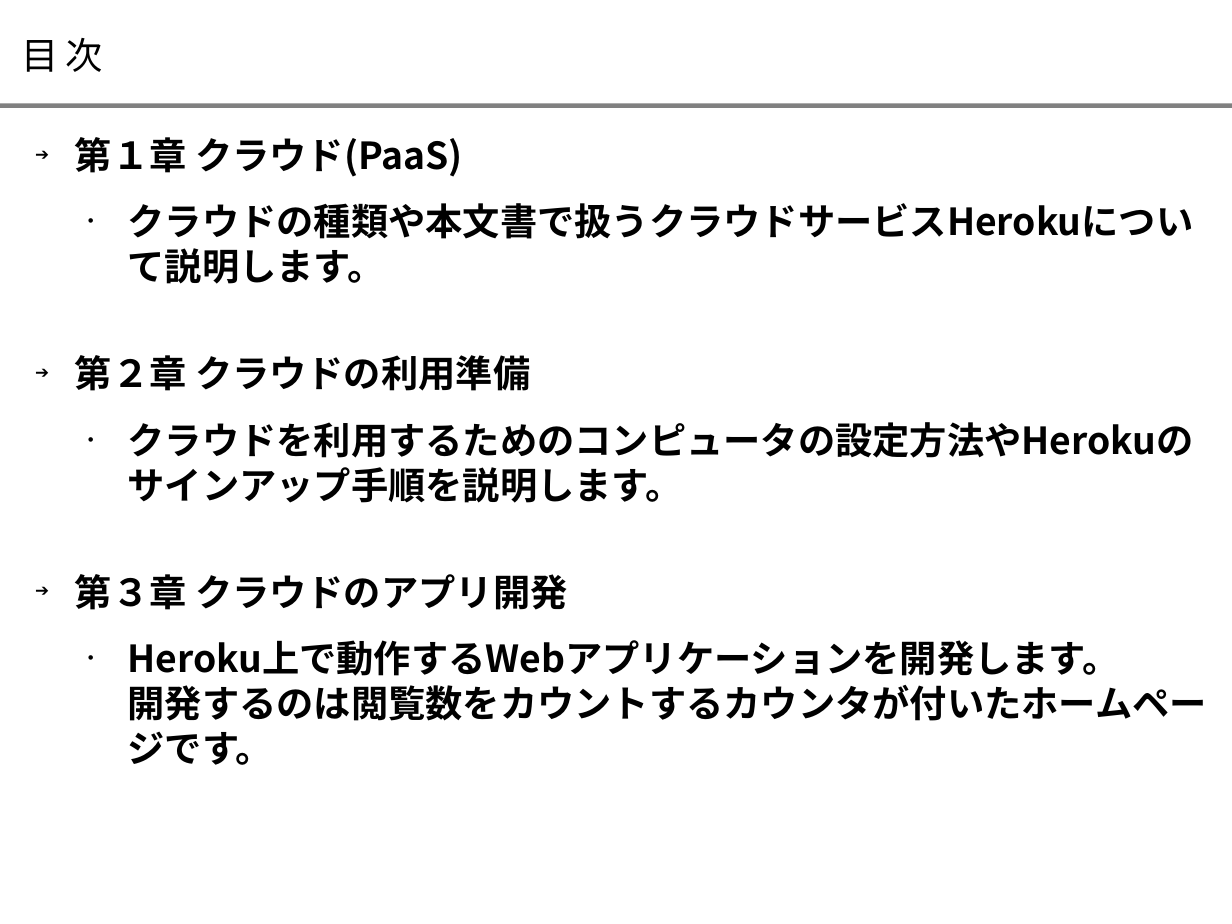
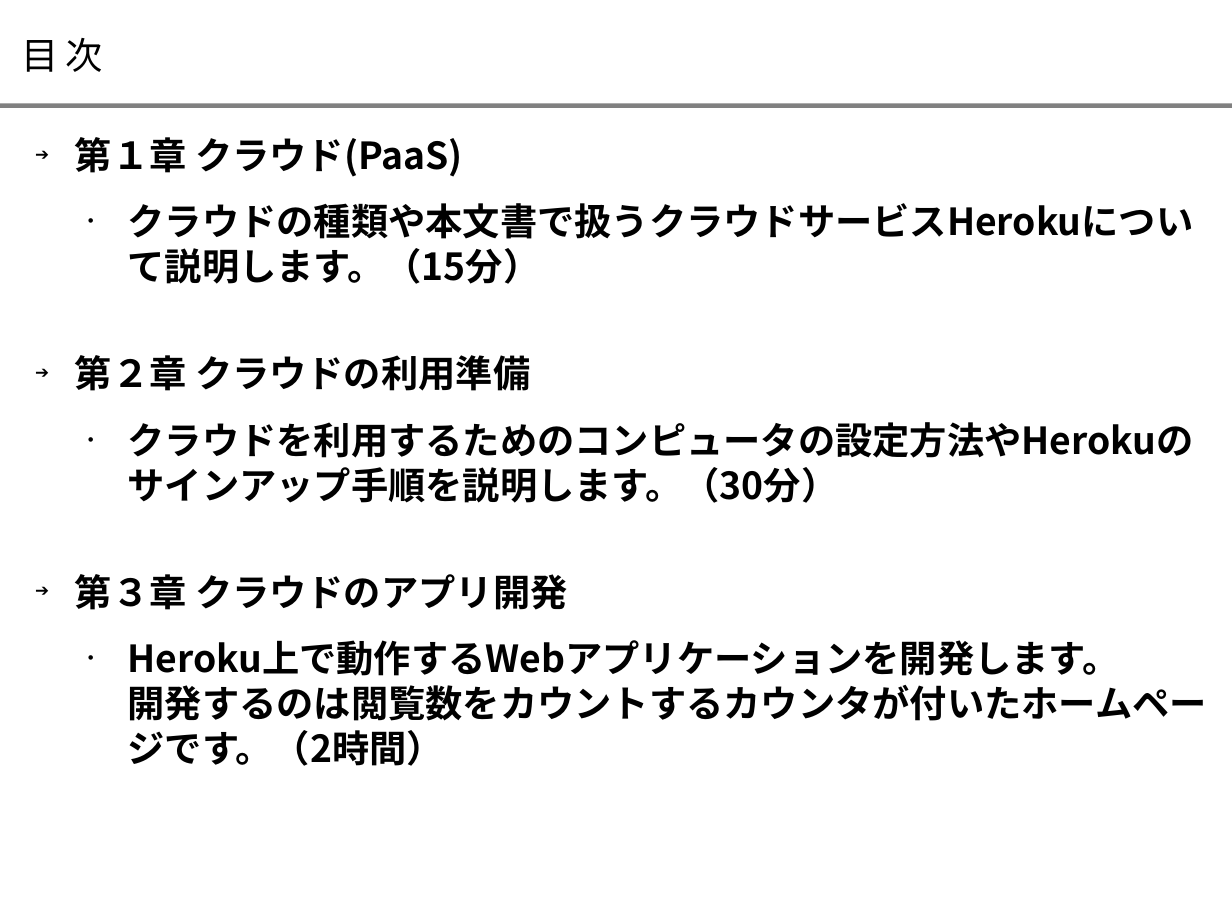
Before and after one commit to takaokouji/sitw16-hello, a slide deck: slide 2 of doc/startup_ruby_paas.odp. Drawn at 1232x924 pixels with LibreOffice and Linux fonts; fonts in the diff are those of the drawing. Boxes give left, top, right and bottom in pixels: in the first picture for what was removed or moved away, otherwise in the second. Text is boxed around its words. In the diff, an @@ line names an element or a change of style, - is before the commit and + after.

```diff
--- a/doc/startup_ruby_paas.odp
+++ b/doc/startup_ruby_paas.odp
@@ text at <box>128,203,1194,284</box>: text changed @@
-  • クラウドの種類や本文書で扱うクラウドサービスHerokuについて説明します。
+  • クラウドの種類や本文書で扱うクラウドサービスHerokuについて説明します。（15分）
@@ text at <box>128,422,1194,503</box>: text changed @@
-  • クラウドを利用するためのコンピュータの設定方法やHerokuのサインアップ手順を説明します。
+  • クラウドを利用するためのコンピュータの設定方法やHerokuのサインアップ手順を説明します。（30分）
@@ text at <box>128,640,1207,766</box>: text changed @@
-  • Heroku上で動作するWebアプリケーションを開発します。
-    開発するのは閲覧数をカウントするカウンタが付いたホームページです。
+  • Heroku上で動作するWebアプリケーションを開発します。
+    開発するのは閲覧数をカウントするカウンタが付いたホームページです。（2時間）
```
Also in this commit, not shown: 4 other slides changed.
